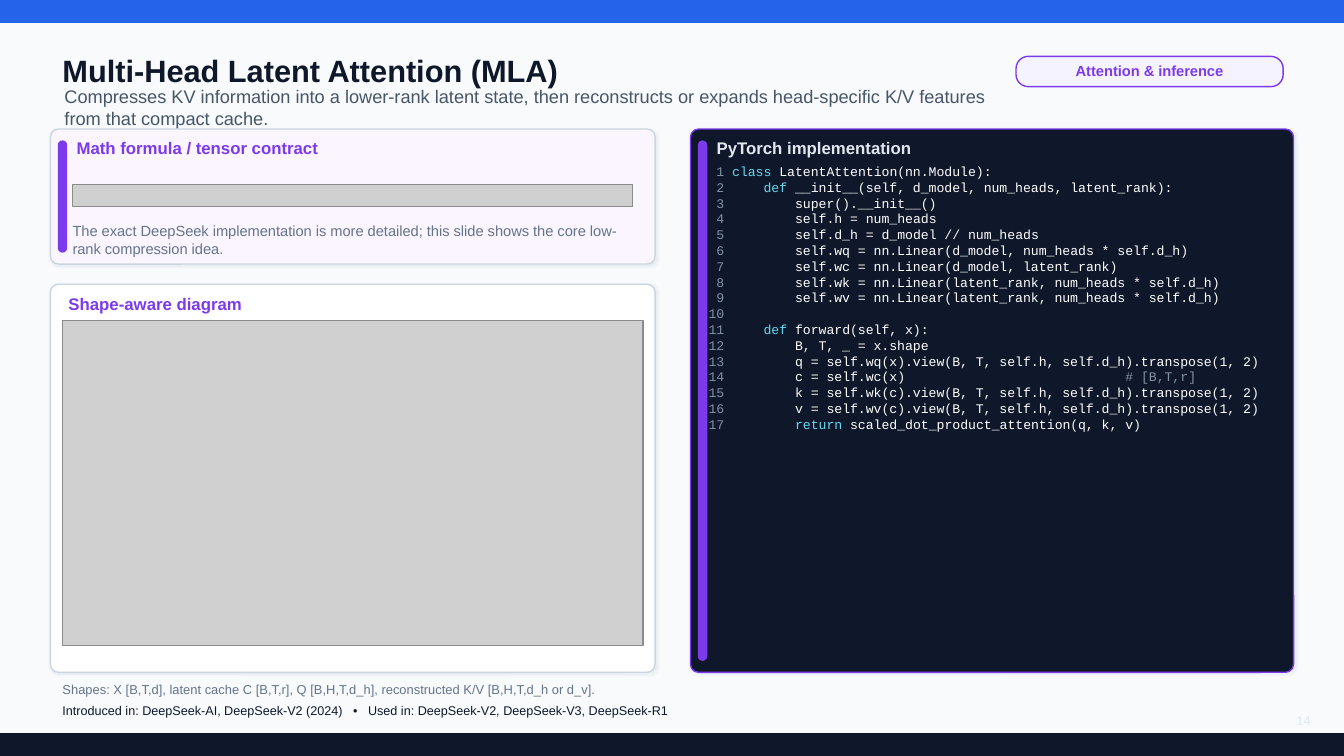
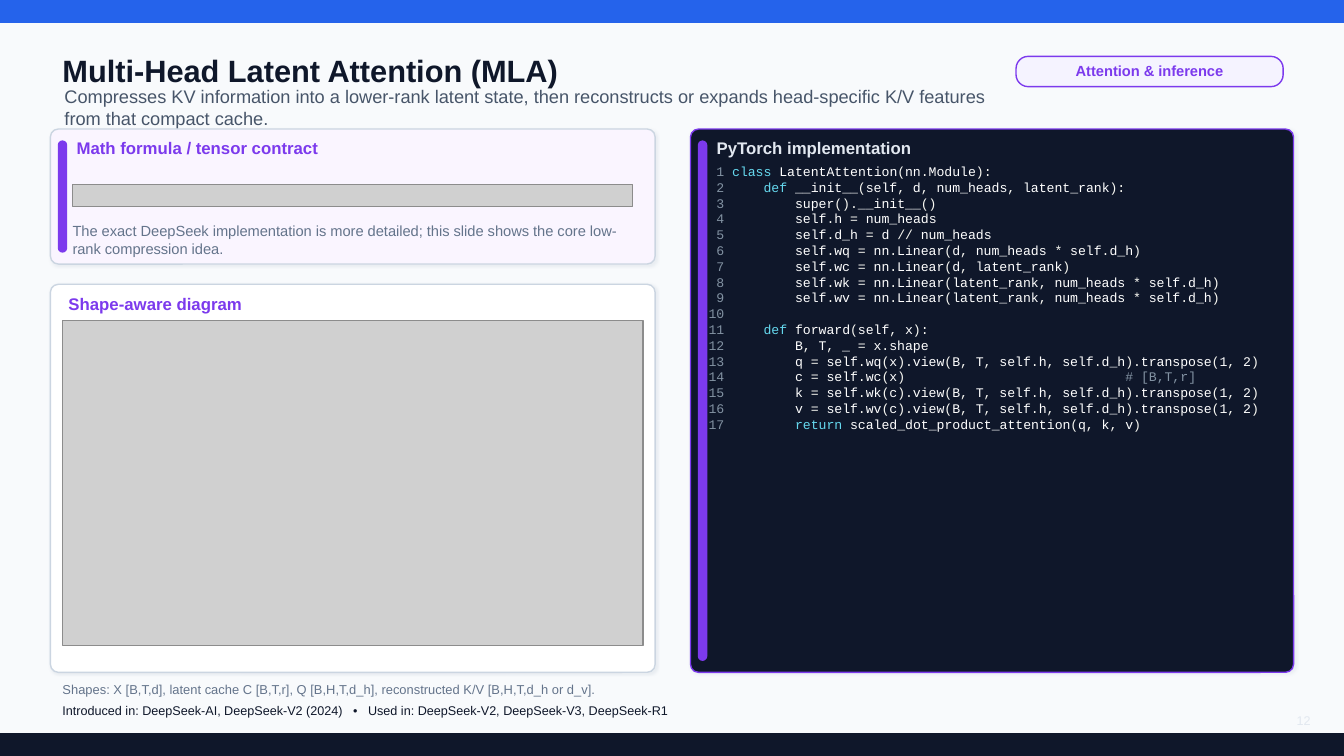
Before and after one commit to ykaitao/AI-ML-Hands-on, a slide deck: slide 12 of lecture_notes/LLMs.pptx (slide 14 before the commit). Drawn at 1344x756 pixels with LibreOffice and Linux fonts; fonts in the diff are those of the drawing; grey boxes stand for pictures. Boxes give left, top, right and bottom in pixels: in the first picture for what was removed or moved away, otherwise in the second. Text is boxed around its words. In the diff, an @@ line names an element or a change of style, - is before the commit and + after.

```diff
--- a/lecture_notes/LLMs.pptx
+++ b/lecture_notes/LLMs.pptx
@@ text at (x1=709, y1=167, x2=1259, y2=432): text changed @@
-1 class LatentAttention(nn.Module):
-2 def __init__(self, d_model, num_heads, latent_rank):
-3 super().__init__()
-4 self.h = num_heads
-5 self.d_h = d_model // num_heads
-6 self.wq = nn.Linear(d_model, num_heads * self.d_h)
-7 self.wc = nn.Linear(d_model, latent_rank)
-8 self.wk = nn.Linear(latent_rank, num_heads * self.d_h)
-9 self.wv = nn.Linear(latent_rank, num_heads * self.d_h)
-10
-11 def forward(self, x):
-12 B, T, _ = x.shape
-13 q = self.wq(x).view(B, T, self.h, self.d_h).transpose(1, 2)
-14 c = self.wc(x) # [B,T,r]
-15 k = self.wk(c).view(B, T, self.h, self.d_h).transpose(1, 2)
-16 v = self.wv(c).view(B, T, self.h, self.d_h).transpose(1, 2)
-17 return scaled_dot_product_attention(q, k, v)
+1 class LatentAttention(nn.Module):
+2 def __init__(self, d, num_heads, latent_rank):
+3 super().__init__()
+4 self.h = num_heads
+5 self.d_h = d // num_heads
+6 self.wq = nn.Linear(d, num_heads * self.d_h)
+7 self.wc = nn.Linear(d, latent_rank)
+8 self.wk = nn.Linear(latent_rank, num_heads * self.d_h)
+9 self.wv = nn.Linear(latent_rank, num_heads * self.d_h)
+10
+11 def forward(self, x):
+12 B, T, _ = x.shape
+13 q = self.wq(x).view(B, T, self.h, self.d_h).transpose(1, 2)
+14 c = self.wc(x) # [B,T,r]
+15 k = self.wk(c).view(B, T, self.h, self.d_h).transpose(1, 2)
+16 v = self.wv(c).view(B, T, self.h, self.d_h).transpose(1, 2)
+17 return scaled_dot_product_attention(q, k, v)
```
Also in this commit, not shown: 7 other slides changed, 2 slides removed, 5 other files.
